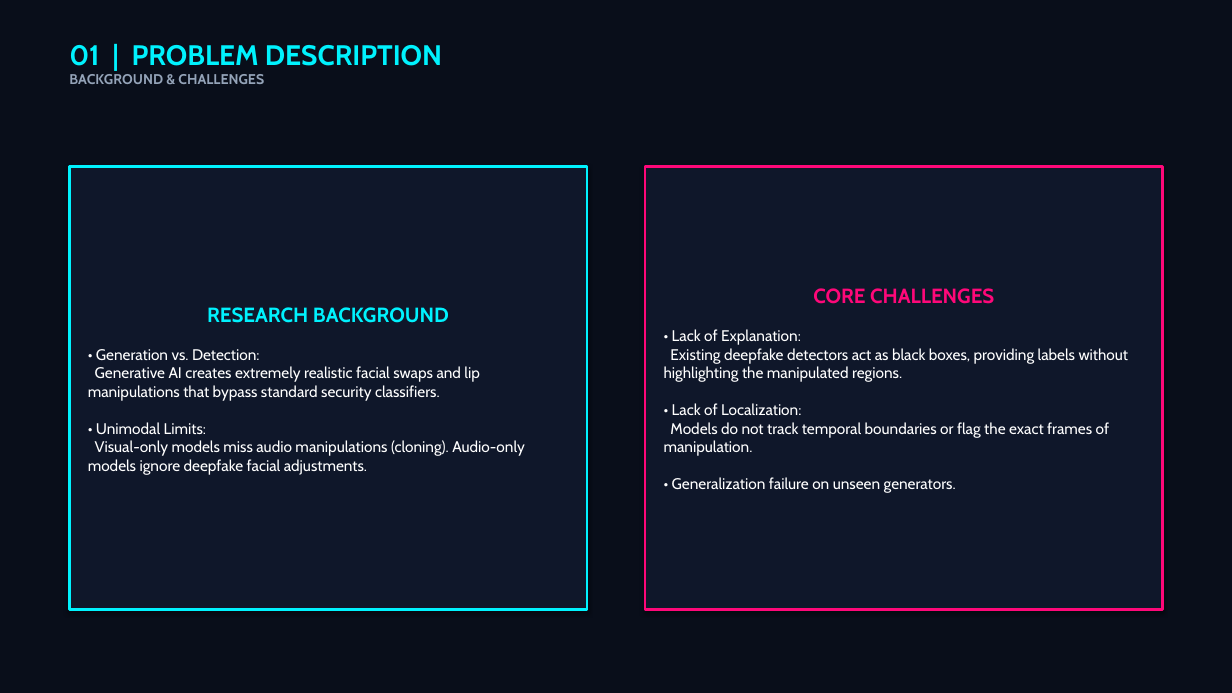
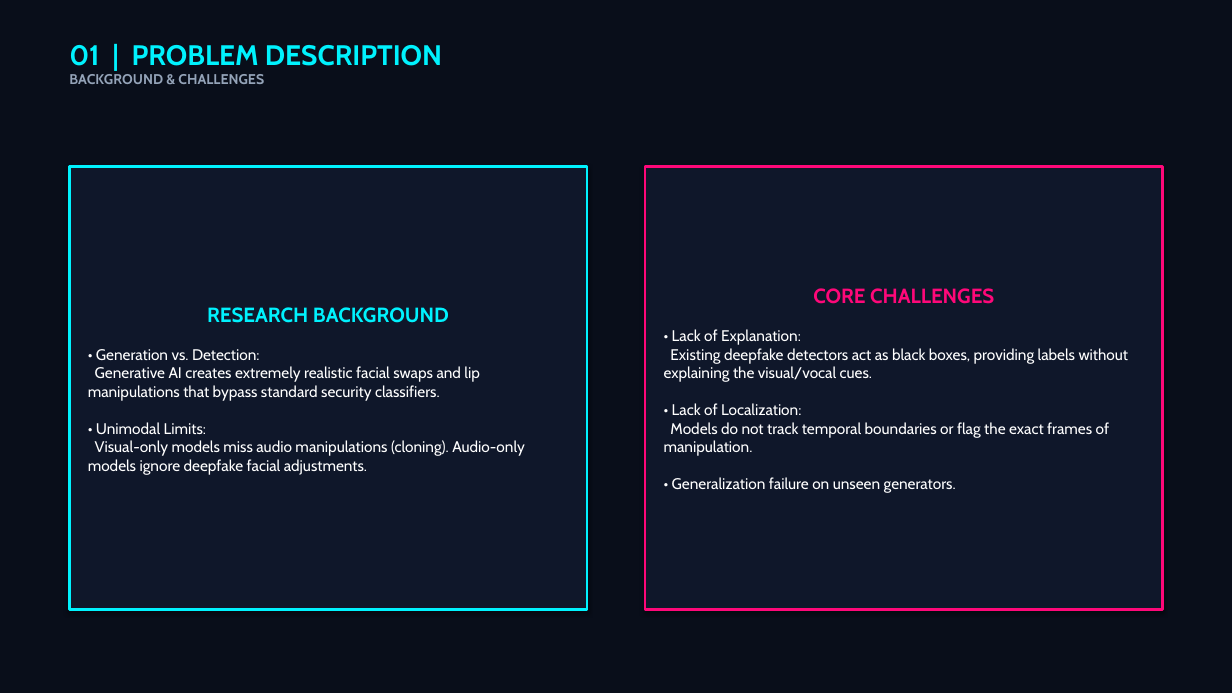
Before and after one commit to PrabhuVineeth/Multi-Modal-Deepfake-Detection-System, a slide deck: slide 2 of Robust_Explainable_MDDS_Presentation.pptx. Drawn at 1232x693 pixels with LibreOffice and Linux fonts; fonts in the diff are those of the drawing. Boxes give left, top, right and bottom in pixels: in the first picture for what was removed or moved away, otherwise in the second. Text is boxed around its words. In the diff, an @@ line names an element or a change of style, - is before the commit and + after.

```diff
--- a/Robust_Explainable_MDDS_Presentation.pptx
+++ b/Robust_Explainable_MDDS_Presentation.pptx
@@ text in rectangle at (x1=664, y1=329, x2=1129, y2=493): text changed @@
-• Lack of Explanation:
-Existing deepfake detectors act as black boxes, providing labels without highlighting the manipulated regions.
-• Lack of Localization:
-Models do not track temporal boundaries or flag the exact frames of manipulation.
-• Generalization failure on unseen generators.
+• Lack of Explanation:
+Existing deepfake detectors act as black boxes, providing labels without explaining the visual/vocal cues.
+• Lack of Localization:
+Models do not track temporal boundaries or flag the exact frames of manipulation.
+• Generalization failure on unseen generators.
```
Also in this commit, not shown: 2 slides added, 1 slide removed.
